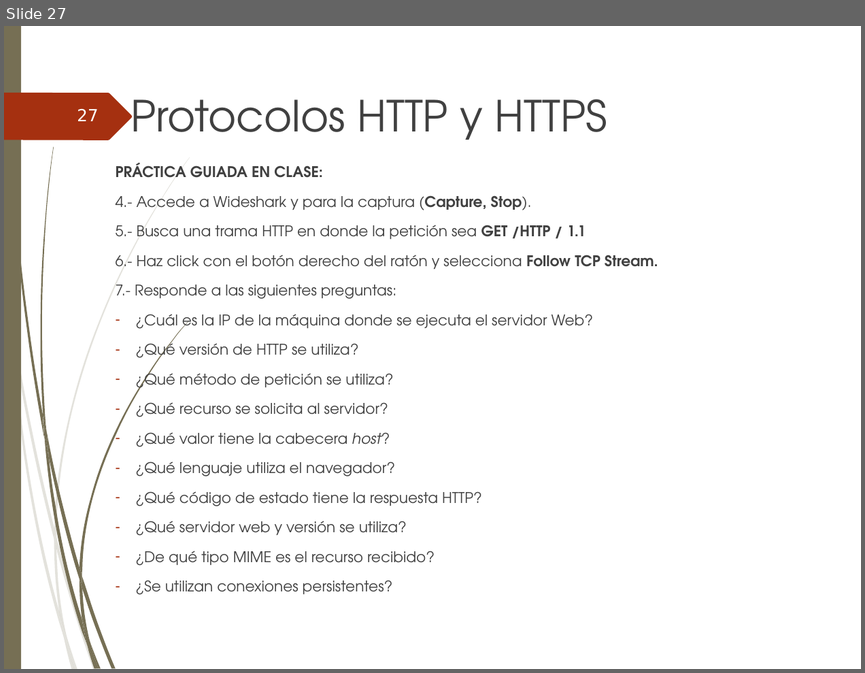
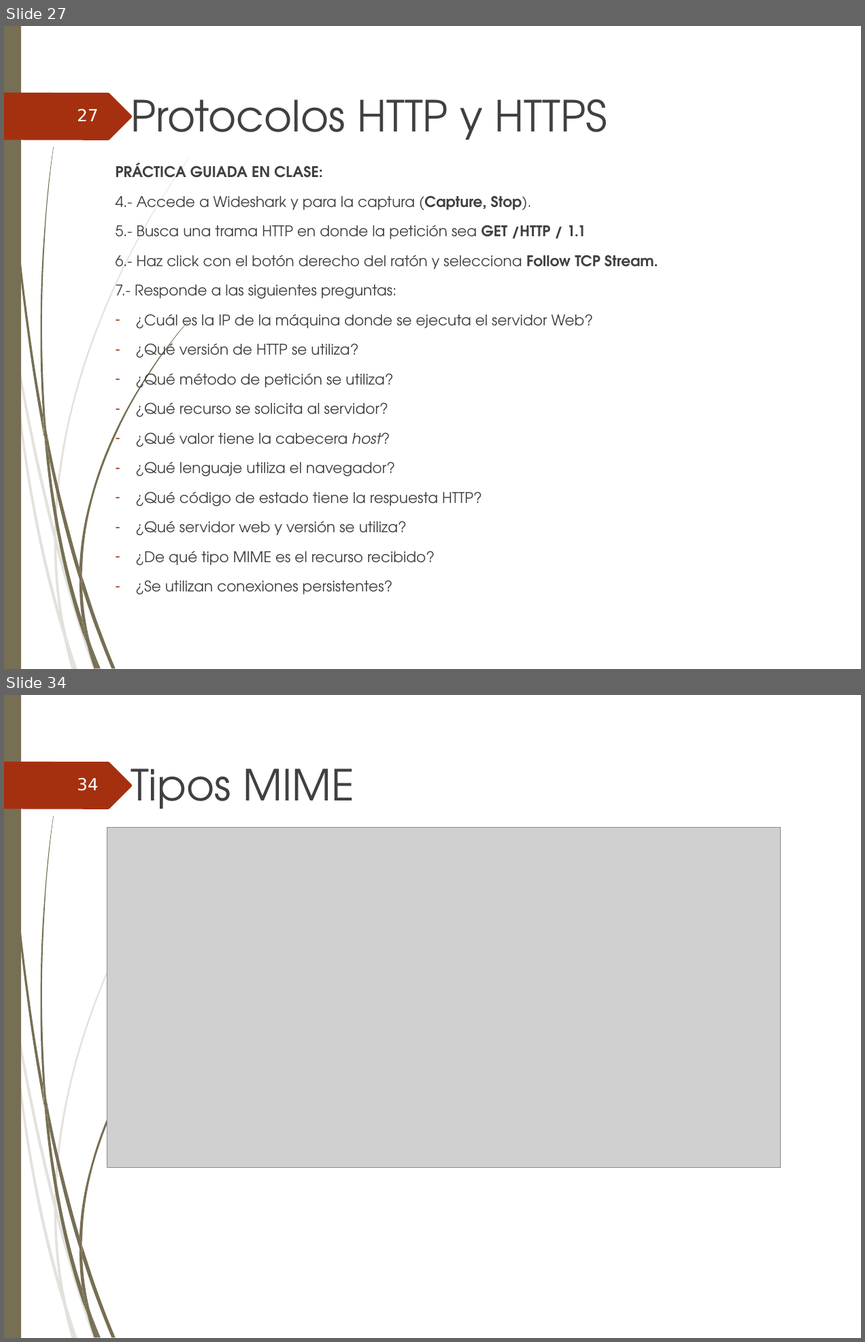
Before and after one commit to ammDAW/daw, a slide deck: 2_DAW/DAW - Beatriz/Unidad2/UT2_Administracion de servidores web.ppt. Shown one above the other, each under a label of ours: slide 27 before the commit, slides 27 and 34 after it; the slides between them are not shown. The pictures are 865x673 and 865x1342 pixels, drawn with LibreOffice and Linux fonts; fonts in the diff are those of the drawing; grey boxes stand for pictures; background and template pictures are left out. Boxes give left, top, right and bottom in pixels: in the first picture for what was removed or moved away, otherwise in the second. Text is boxed around its words. In the diff, an @@ line names an element or a change of style, - is before the commit and + after.

```diff
--- a/2_DAW/DAW - Beatriz/Unidad2/UT2_Administracion de servidores web.ppt
+++ b/2_DAW/DAW - Beatriz/Unidad2/UT2_Administracion de servidores web.ppt
@@ slide 34 added at (4, 695, 861, 1338), background picture (left out); not listed: 24 template elements that a slide beside it also shows @@
@@ title added at (130, 768, 355, 809), 36 pt, text #404040 @@
+Tipos MIME
@@ page number added at (77, 778, 98, 791), 14 pt, text #FEFFFF @@
+34
@@ picture added at (107, 828, 781, 1168) @@
```
Also in this commit, not shown: 2 slides changed, 10 other slides added, 2 other files.
